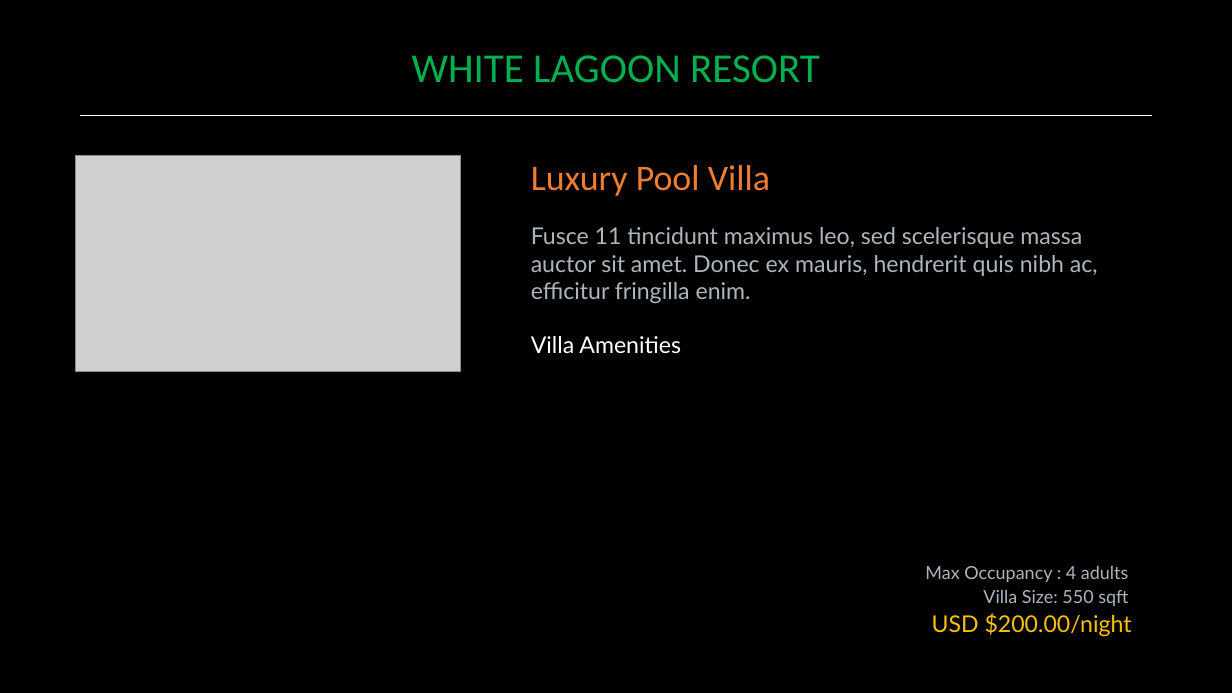
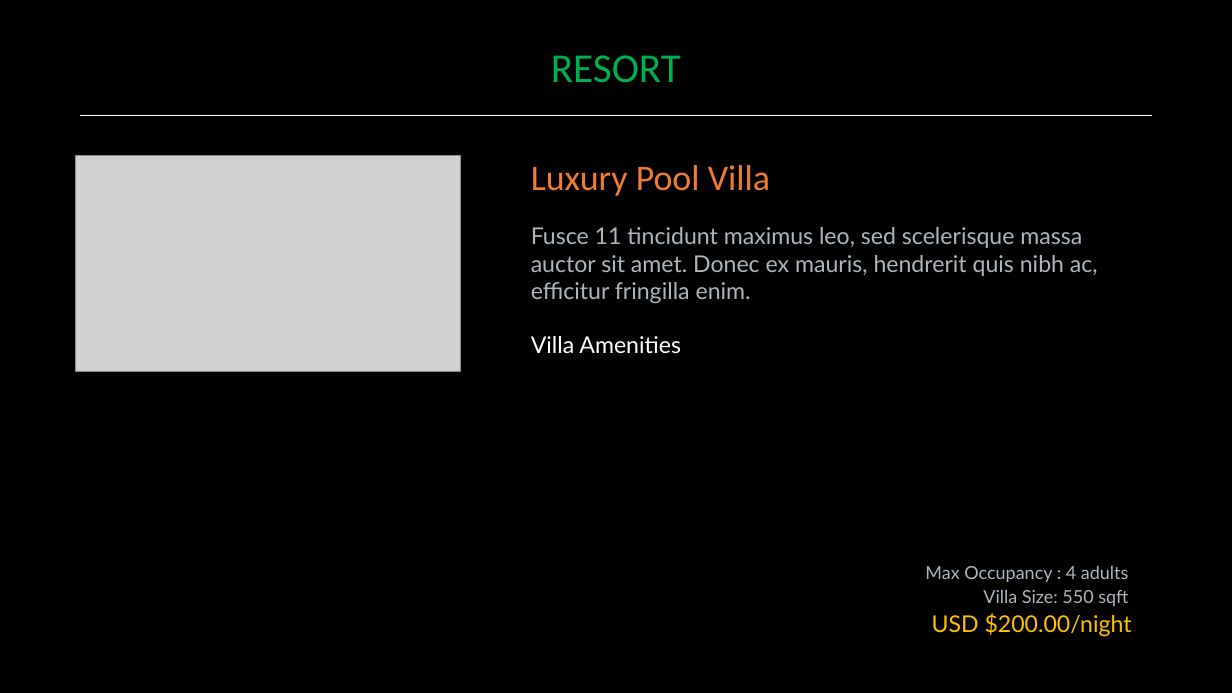
Before and after one commit to s-hesam-s/Resort_MVC, a slide deck: slide 1 of Resort.Web/wwwroot/exports/ExportVillaDetails.pptx. Drawn at 1232x693 pixels with LibreOffice and Linux fonts; fonts in the diff are those of the drawing; grey boxes stand for pictures. Boxes give left, top, right and bottom in pixels: in the first picture for what was removed or moved away, otherwise in the second. Text is boxed around its words. In the diff, an @@ line names an element or a change of style, - is before the commit and + after.

Commit message:
Section 17 - Edit BookingDetails.docx And ExportVillaDetails.pptx

```diff
--- a/Resort.Web/wwwroot/exports/ExportVillaDetails.pptx
+++ b/Resort.Web/wwwroot/exports/ExportVillaDetails.pptx
@@ text at [551, 55, 681, 83]: text changed @@
-WHITE LAGOON RESORT
+RESORT
```
Also in this commit, not shown: 1 other file.
